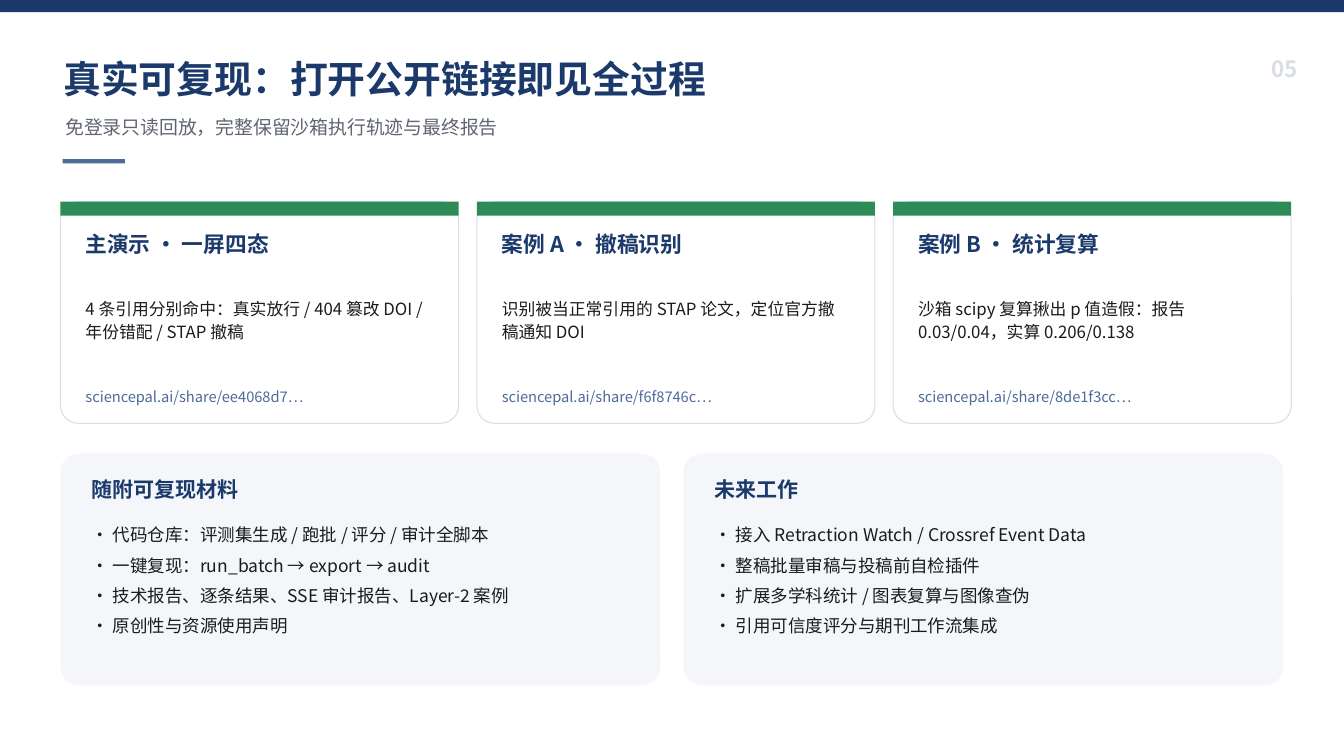
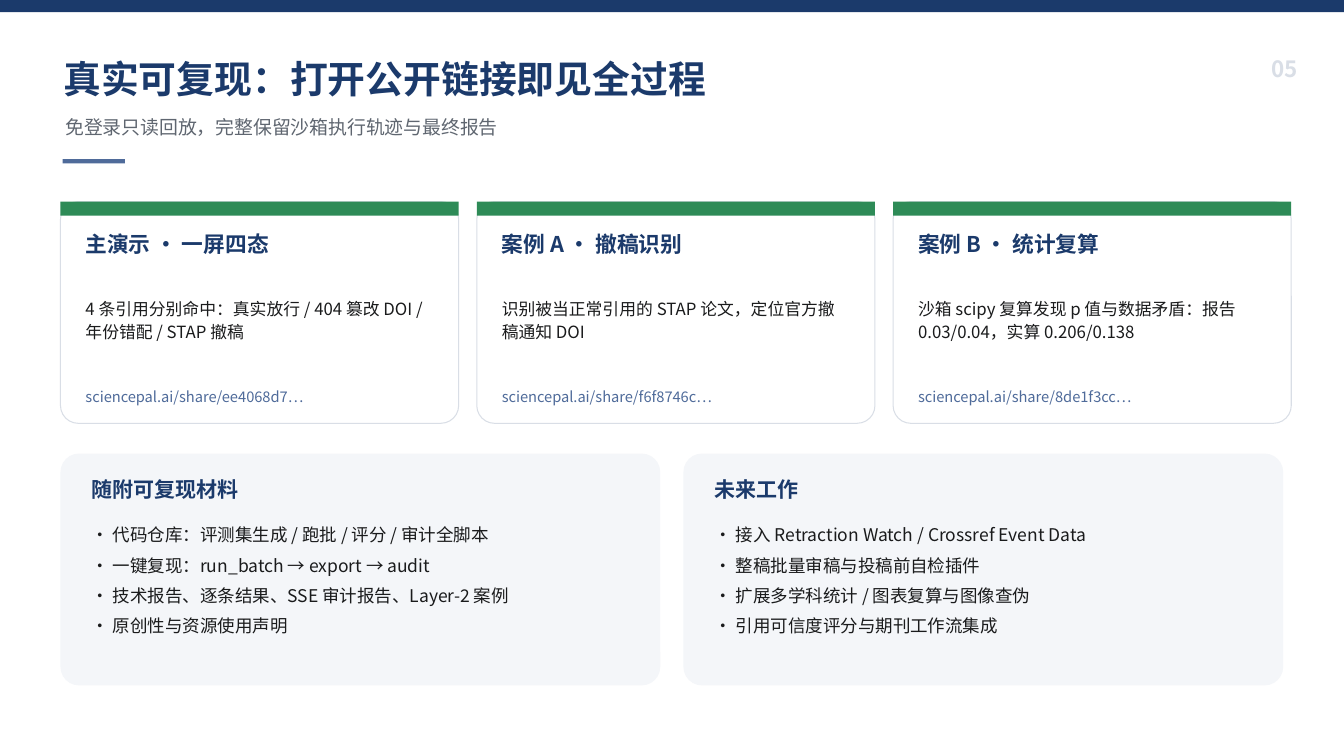
Before and after one commit to medisean/sciencepal-paper-verifier, a slide deck: slide 5 of assets/科研论文核查员.pptx. Drawn at 1344x756 pixels with LibreOffice and Linux fonts; fonts in the diff are those of the drawing. Boxes give left, top, right and bottom in pixels: in the first picture for what was removed or moved away, otherwise in the second. Text is boxed around its words. In the diff, an @@ line names an element or a change of style, - is before the commit and + after.

```diff
--- a/assets/科研论文核查员.pptx
+++ b/assets/科研论文核查员.pptx
@@ text at <box>918,301,1235,341</box>: text changed @@
-沙箱 scipy 复算揪出 p 值造假：报告 0.03/0.04，实算 0.206/0.138
+沙箱 scipy 复算发现 p 值与数据矛盾：报告 0.03/0.04，实算 0.206/0.138
```
Also in this commit, not shown: 3 other slides changed, 8 other files.
